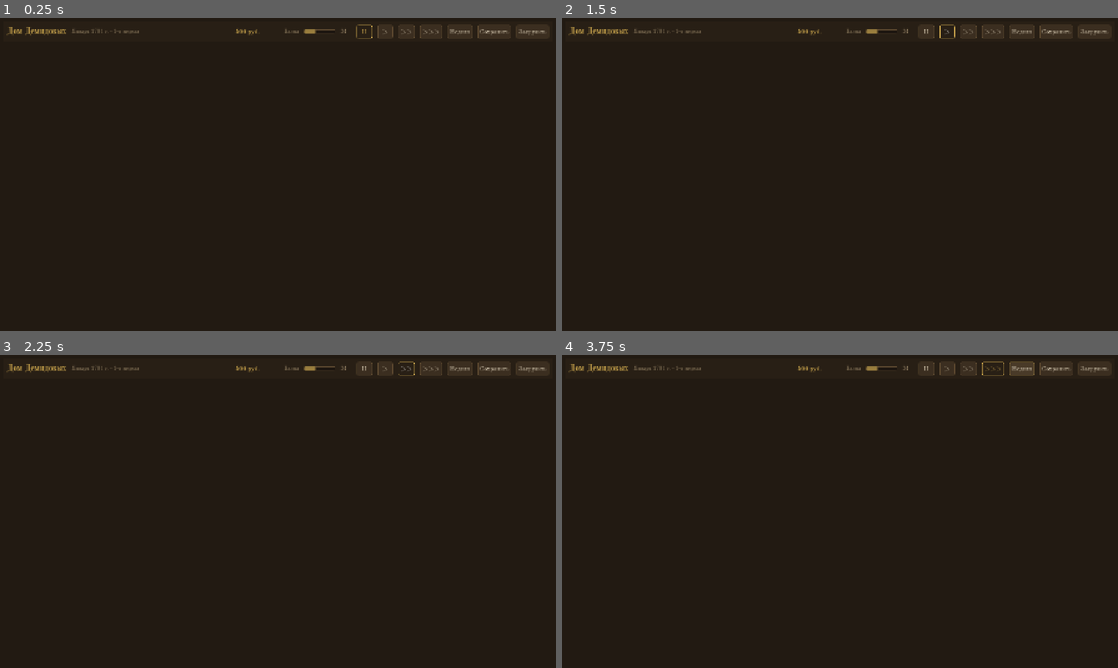
Above: before the commit, frames 1-4 (two rows, left to right).
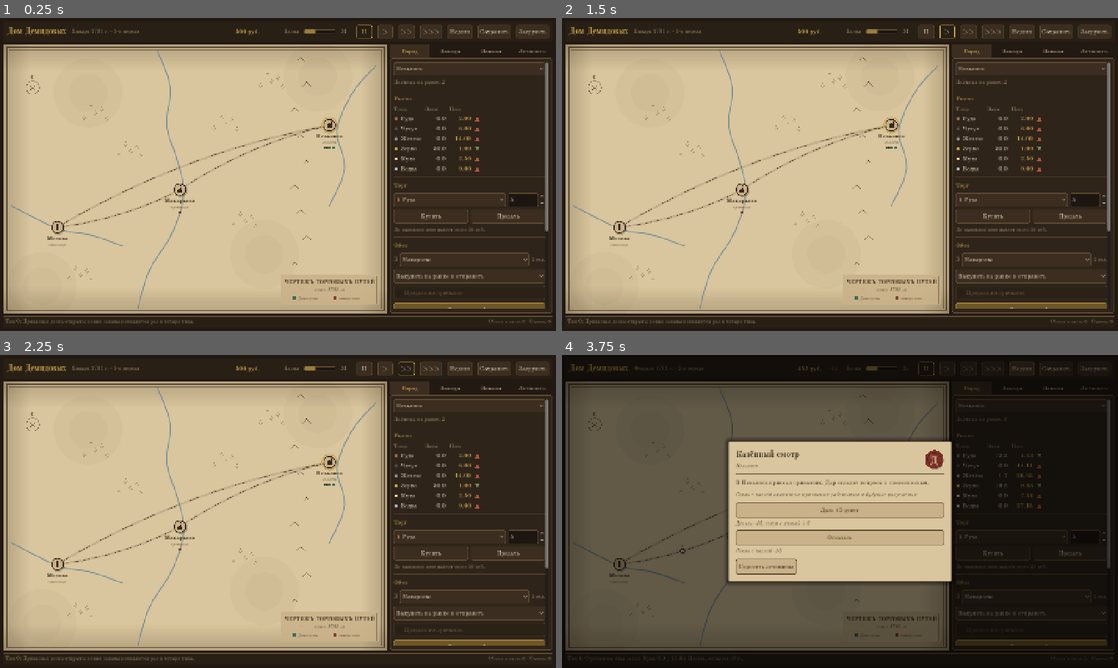
Above: after the commit, the same moments.

Repository: chas36/bearconomy
Game: Godot game, scene res://ui/main.tscn
Two runs of this game, one before a commit and one after it. Both use one fixed random seed, a clock stepped at 60 frames per second and the inputs below.
Inputs:
- Up to frame 1 (0.25 s): no input
- Up to frame 2 (1.5 s): click "II" at 0.5 s; click ">" at 1.25 s
- Up to frame 3 (2.25 s): click ">>" at 2 s
- Up to frame 4 (3.75 s): click ">>>" at 2.75 s; click "Неделя" at 3.5 s

The runs differ from the first frame. In frame 1, 69% of the frame differs, in the area x 0-100%, y 8-98%; in frame 2, 69%; in frame 3, 69%; in frame 4, 61%.
Error before the commit: Parse Error: Cannot infer the type of "base" variable because the value doesn't have a set type. (res://ui/map_view.gd:215)

Commit message:
ui: явные типы там, где Godot 4.7 не выводит тип из Variant
map_view и contracts_panel не компилировались (Parse Error: cannot
infer type), из-за чего main.gd не собирал экран ниже верхней планки.

Co-Authored-By: Claude Fable 5 <noreply@anthropic.com>
Claude-Session: https://claude.ai/code/session_01L1exWJKB9Yx82zXfd8Mjr9

Diff:
--- a/ui/contracts_panel.gd
+++ b/ui/contracts_panel.gd
@@ -64,7 +64,7 @@
 func _fill_open_contracts() -> void:
 	_clear_children(_open_box)
 
-	var contracts := gameplay.open_contracts()
+	var contracts: Array = gameplay.open_contracts()
 	if contracts.is_empty():
 		_open_box.add_child(_empty_label("Доска пуста — новые заказы появятся позже."))
 		return
@@ -108,7 +108,7 @@
 func _fill_active_contracts() -> void:
 	_clear_children(_active_box)
 
-	var contracts := gameplay.player_contracts()
+	var contracts: Array = gameplay.player_contracts()
 	if contracts.is_empty():
 		_active_box.add_child(_empty_label("Дом свободен от обязательств."))
 		return
--- a/ui/map_view.gd
+++ b/ui/map_view.gd
@@ -212,7 +212,7 @@
 	var ink := Color(UiTheme.COL_INK, 0.30)
 	for cluster in FOREST_CLUSTERS:
 		for offset in TREE_OFFSETS:
-			var base := (cluster + offset) * size
+			var base: Vector2 = (cluster + offset) * size
 			var h := 9.0
 			draw_line(base + Vector2(-4, 0), base + Vector2(0, -h), ink, 1.2, true)
 			draw_line(base + Vector2(0, -h), base + Vector2(4, 0), ink, 1.2, true)
@@ -235,7 +235,7 @@
 		var destination_index: int = economy.nodes.find(caravan.destination)
 		if origin_index < 0 or destination_index < 0:
 			continue
-		var progress := 1.0 - float(caravan.remaining_ticks) / caravan.total_ticks
+		var progress: float = 1.0 - float(caravan.remaining_ticks) / float(caravan.total_ticks)
 		var pos := _route_position(origin_index, destination_index, progress)
 		var key := (
 			"%d_%d" % [min(origin_index, destination_index), max(origin_index, destination_index)]
